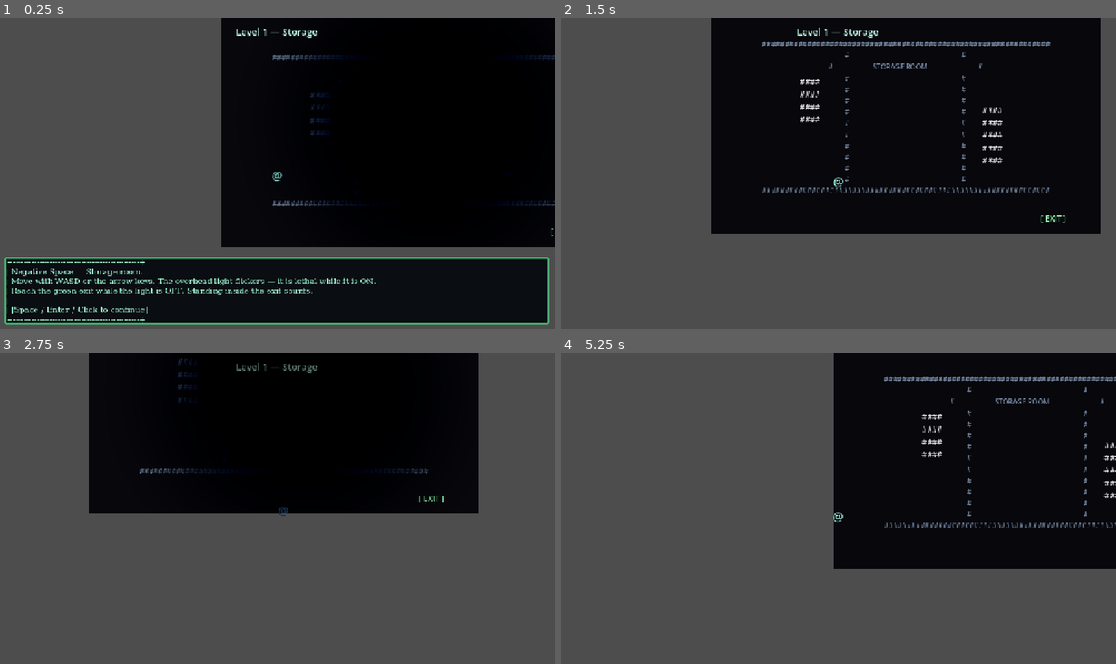
Above: before the commit, frames 1-4 (two rows, left to right).
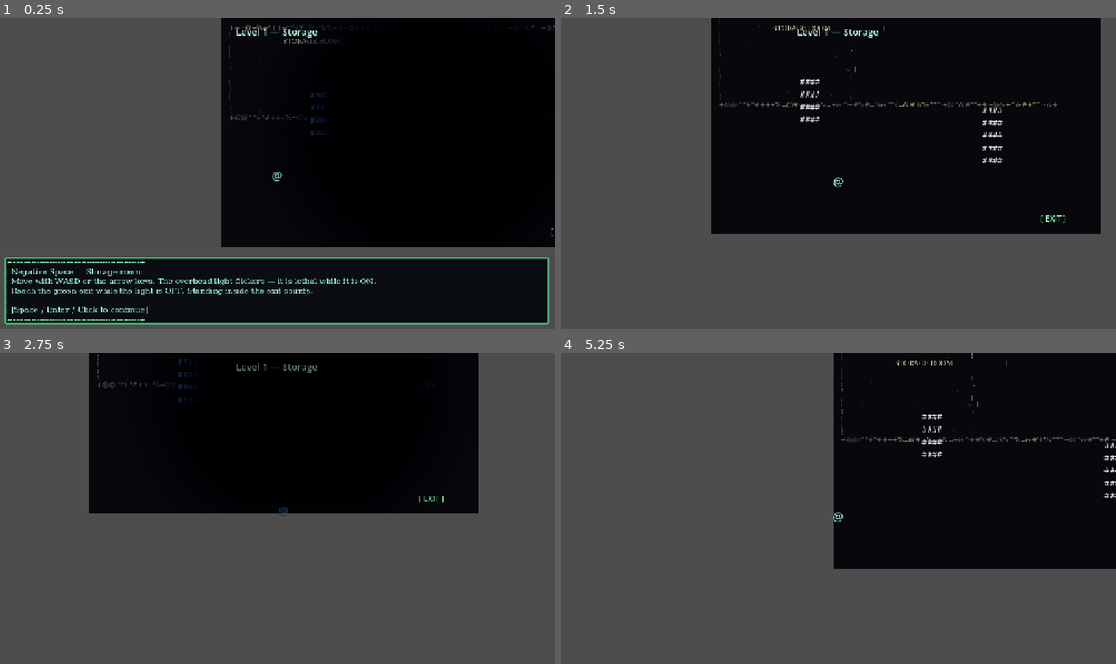
Above: after the commit, the same moments.

Repository: NicolasCandelaria/negative-space-game
Game: Godot game, scene res://main.tscn
Two runs of this game, one before a commit and one after it. Both use one fixed random seed, a clock stepped at 60 frames per second and the inputs below.
Inputs (mouse positions are in pixels of both pictures, inside the frame that each line leads up to):
- Up to frame 1 (0.25 s): no input
- Up to frame 2 (1.5 s): tap Enter (ui_accept) at 0.5, 0.77 s; move the mouse to (838, 291) at 0.52 s; hold D 0.53-1.28 s; click (838, 291) at 0.67 s; move the mouse to (727, 189) at 1.27 s; hold S from 1.28 s (still down); click (727, 189) at 1.42 s
- Up to frame 3 (2.75 s): tap Enter (ui_accept) at 1.52 s; move the mouse to (333, 440) at 2.02 s; release S at 2.03 s; hold D from 2.03 s (still down); click (333, 440) at 2.17 s
- Up to frame 4 (5.25 s): move the mouse to (810, 570) at 2.77 s; release D at 2.78 s; hold W 2.78-3.53 s; click (810, 570) at 2.92 s; tap Enter (ui_accept) at 3.02, 3.77, 4.52, 5 s; move the mouse to (1005, 555) at 3.52 s; hold A 3.53-5.03 s; click (1005, 555) at 3.67 s; move the mouse to (672, 461) at 4.27 s; click (672, 461) at 4.42 s; move the mouse to (866, 508) at 5.02 s; hold S from 5.03 s (still down); click (866, 508) at 5.17 s

The runs differ from the first frame. In frame 1, 0.7% of the frame differs, in the area x 41-100%, y 2-61%; in frame 2, 1.8%, in the area x 28-90%, y 0-57%; in frame 3, 0.3%; in frame 4, 1.6%.

Commit message:
Rich textured ASCII frames: procedural BBCode borders per level
- Add ascii_frame_backdrop.gd (RichTextLabel): mixed border chars, dithered
  interior dust, per-cell color gradients, palette per level theme
- Replace all eight level AsciiFrame Labels with RichTextLabel + script

Diff:
--- a/scenes/level_01_storage.tscn
+++ b/scenes/level_01_storage.tscn
@@ -1,7 +1,8 @@
-[gd_scene load_steps=12 format=3 uid="uid://d4lvlstor"]
+[gd_scene load_steps=13 format=3 uid="uid://d4lvlstor"]
 
 [ext_resource type="Script" path="res://scripts/level_01_storage.gd" id="1_level"]
 [ext_resource type="PackedScene" uid="uid://c7player01" path="res://scenes/player.tscn" id="2_player"]
+[ext_resource type="Script" path="res://scripts/ascii_frame_backdrop.gd" id="3_ascii"]
 
 [sub_resource type="RectangleShape2D" id="RectangleShape2D_n"]
 size = Vector2(920, 24)
@@ -156,17 +157,24 @@
 horizontal_alignment = 1
 vertical_alignment = 1
 
-[node name="AsciiFrame" type="Label" parent="."]
+[node name="AsciiFrame" type="RichTextLabel" parent="."]
 z_index = 8
 offset_left = -430.0
 offset_top = -245.0
 offset_right = 430.0
 offset_bottom = 245.0
-theme_override_colors/font_color = Color(0.45, 0.52, 0.62, 1)
-theme_override_font_sizes/font_size = 16
-text = "################################################################\n#                                                              #\n#                      STORAGE ROOM                            #\n#                                                              #\n#                                                              #\n#                                                              #\n#                                                              #\n#                                                              #\n#                                                              #\n#                                                              #\n#                                                              #\n#                                                              #\n#                                                              #\n################################################################"
-horizontal_alignment = 1
-vertical_alignment = 1
+mouse_filter = 2
+theme_override_font_sizes/normal_font_size = 15
+fit_content = false
+scroll_active = false
+bbcode_enabled = true
+text = ""
+script = ExtResource("3_ascii")
+frame_title = "STORAGE ROOM"
+palette_id = 0
+char_rows = 14
+char_cols = 64
+title_row = 2
 
 [node name="Player" parent="." instance=ExtResource("2_player")]
 position = Vector2(-320, 100)
--- a/scenes/level_02_garage.tscn
+++ b/scenes/level_02_garage.tscn
@@ -1,7 +1,8 @@
-[gd_scene load_steps=11 format=3 uid="uid://fagarage1"]
+[gd_scene load_steps=12 format=3 uid="uid://fagarage1"]
 
 [ext_resource type="Script" path="res://scripts/level_02_garage.gd" id="1_garage"]
 [ext_resource type="PackedScene" uid="uid://c7player01" path="res://scenes/player.tscn" id="2_player"]
+[ext_resource type="Script" path="res://scripts/ascii_frame_backdrop.gd" id="3_ascii"]
 
 [sub_resource type="RectangleShape2D" id="RectangleShape2D_n"]
 size = Vector2(960, 22)
@@ -196,17 +197,24 @@
 horizontal_alignment = 1
 vertical_alignment = 1
 
-[node name="AsciiFrame" type="Label" parent="."]
+[node name="AsciiFrame" type="RichTextLabel" parent="."]
 z_index = 8
 offset_left = -450.0
 offset_top = -280.0
 offset_right = 450.0
 offset_bottom = 280.0
-theme_override_colors/font_color = Color(0.45, 0.52, 0.62, 1)
-theme_override_font_sizes/font_size = 16
-text = "################################################################\n#                                                              #\n#                        PARKING GARAGE                        #\n#                                                              #\n#                                                              #\n#                                                              #\n#                                                              #\n#                                                              #\n#                                                              #\n#                                                              #\n#                                                              #\n#                                                              #\n#                                                              #\n#                                                              #\n################################################################"
-horizontal_alignment = 1
-vertical_alignment = 1
+mouse_filter = 2
+theme_override_font_sizes/normal_font_size = 15
+fit_content = false
+scroll_active = false
+bbcode_enabled = true
+text = ""
+script = ExtResource("3_ascii")
+frame_title = "PARKING GARAGE"
+palette_id = 1
+char_rows = 15
+char_cols = 64
+title_row = 2
 
 [node name="Player" parent="." instance=ExtResource("2_player")]
 position = Vector2(-400, 220)
--- a/scenes/level_03_apartment.tscn
+++ b/scenes/level_03_apartment.tscn
@@ -1,7 +1,8 @@
-[gd_scene load_steps=14 format=3 uid="uid://lvl03apartment"]
+[gd_scene load_steps=15 format=3 uid="uid://lvl03apartment"]
 
 [ext_resource type="Script" path="res://scripts/level_03_apartment.gd" id="1_script"]
 [ext_resource type="PackedScene" uid="uid://c7player01" path="res://scenes/player.tscn" id="2_player"]
+[ext_resource type="Script" path="res://scripts/ascii_frame_backdrop.gd" id="3_ascii"]
 
 [sub_resource type="RectangleShape2D" id="Rect_n"]
 size = Vector2(980, 24)
@@ -254,17 +255,24 @@
 horizontal_alignment = 1
 vertical_alignment = 1
 
-[node name="AsciiFrame" type="Label" parent="."]
+[node name="AsciiFrame" type="RichTextLabel" parent="."]
 z_index = 8
 offset_left = -460.0
 offset_top = -280.0
 offset_right = 460.0
 offset_bottom = 280.0
-theme_override_colors/font_color = Color(0.45, 0.52, 0.62, 1)
-theme_override_font_sizes/font_size = 16
-text = "################################################################\n#                                                              #\n#                          APARTMENT                           #\n#                                                              #\n#                                                              #\n#                                                              #\n#                                                              #\n#                                                              #\n#                                                              #\n#                                                              #\n#                                                              #\n#                                                              #\n#                                                              #\n#                                                              #\n################################################################"
-horizontal_alignment = 1
-vertical_alignment = 1
+mouse_filter = 2
+theme_override_font_sizes/normal_font_size = 15
+fit_content = false
+scroll_active = false
+bbcode_enabled = true
+text = ""
+script = ExtResource("3_ascii")
+frame_title = "APARTMENT"
+palette_id = 2
+char_rows = 15
+char_cols = 64
+title_row = 2
 
 [node name="Player" parent="." instance=ExtResource("2_player")]
 position = Vector2(-410, 220)
--- a/scenes/level_04_hospital.tscn
+++ b/scenes/level_04_hospital.tscn
@@ -1,7 +1,8 @@
-[gd_scene load_steps=12 format=3 uid="uid://lvl04hospital"]
+[gd_scene load_steps=13 format=3 uid="uid://lvl04hospital"]
 
 [ext_resource type="Script" path="res://scripts/level_04_hospital.gd" id="1_script"]
 [ext_resource type="PackedScene" uid="uid://c7player01" path="res://scenes/player.tscn" id="2_player"]
+[ext_resource type="Script" path="res://scripts/ascii_frame_backdrop.gd" id="3_ascii"]
 
 [sub_resource type="RectangleShape2D" id="Rect_n"]
 size = Vector2(420, 24)
@@ -234,29 +235,21 @@
 [node name="TimerC" type="Timer" parent="."]
 one_shot = true
 
-[node name="AsciiFrame" type="Label" parent="."]
+[node name="AsciiFrame" type="RichTextLabel" parent="."]
 z_index = 8
 offset_left = -430.0
 offset_top = -300.0
 offset_right = 430.0
 offset_bottom = 300.0
-theme_override_colors/font_color = Color(0.45, 0.52, 0.62, 1)
-theme_override_font_sizes/font_size = 16
-text = "################################################################
-#                                                              #
-#                      HOSPITAL CORRIDOR                       #
-#                                                              #
-#                                                              #
-#                                                              #
-#                                                              #
-#                                                              #
-#                                                              #
-#                                                              #
-#                                                              #
-#                                                              #
-#                                                              #
-#                                                              #
-#                                                              #
-################################################################"
-horizontal_alignment = 1
-vertical_alignment = 1
+mouse_filter = 2
+theme_override_font_sizes/normal_font_size = 15
+fit_content = false
+scroll_active = false
+bbcode_enabled = true
+text = ""
+script = ExtResource("3_ascii")
+frame_title = "HOSPITAL CORRIDOR"
+palette_id = 3
+char_rows = 16
+char_cols = 64
+title_row = 2
--- a/scenes/level_05_lighthouse.tscn
+++ b/scenes/level_05_lighthouse.tscn
@@ -1,7 +1,8 @@
-[gd_scene load_steps=11 format=3 uid="uid://lvl05lighthouse"]
+[gd_scene load_steps=12 format=3 uid="uid://lvl05lighthouse"]
 
 [ext_resource type="Script" path="res://scripts/level_05_lighthouse.gd" id="1_script"]
 [ext_resource type="PackedScene" uid="uid://c7player01" path="res://scenes/player.tscn" id="2_player"]
+[ext_resource type="Script" path="res://scripts/ascii_frame_backdrop.gd" id="3_ascii"]
 
 [sub_resource type="RectangleShape2D" id="Rect_bound_n"]
 size = Vector2(980, 24)
@@ -177,14 +178,21 @@
 [node name="Player" parent="." instance=ExtResource("2_player")]
 position = Vector2(-396, 236)
 
-[node name="AsciiFrame" type="Label" parent="."]
+[node name="AsciiFrame" type="RichTextLabel" parent="."]
 z_index = 8
 offset_left = -458.0
 offset_top = -298.0
 offset_right = 458.0
 offset_bottom = 298.0
-theme_override_colors/font_color = Color(0.45, 0.52, 0.62, 1)
-theme_override_font_sizes/font_size = 16
-text = "################################################################\n#                                                              #\n#                         LIGHTHOUSE                           #\n#                                                              #\n#                                                              #\n#                                                              #\n#                                                              #\n#                                                              #\n#                                                              #\n#                                                              #\n#                                                              #\n#                                                              #\n#                                                              #\n#                                                              #\n################################################################"
-horizontal_alignment = 1
-vertical_alignment = 1
+mouse_filter = 2
+theme_override_font_sizes/normal_font_size = 15
+fit_content = false
+scroll_active = false
+bbcode_enabled = true
+text = ""
+script = ExtResource("3_ascii")
+frame_title = "LIGHTHOUSE"
+palette_id = 4
+char_rows = 15
+char_cols = 64
+title_row = 2
--- a/scenes/level_06_subway.tscn
+++ b/scenes/level_06_subway.tscn
@@ -1,7 +1,8 @@
-[gd_scene load_steps=12 format=3 uid="uid://lvl06subway"]
+[gd_scene load_steps=13 format=3 uid="uid://lvl06subway"]
 
 [ext_resource type="Script" path="res://scripts/level_06_subway.gd" id="1_script"]
 [ext_resource type="PackedScene" uid="uid://c7player01" path="res://scenes/player.tscn" id="2_player"]
+[ext_resource type="Script" path="res://scripts/ascii_frame_backdrop.gd" id="3_ascii"]
 
 [sub_resource type="RectangleShape2D" id="Rect_n"]
 size = Vector2(980, 24)
@@ -238,14 +239,21 @@
 [node name="FloodTimer" type="Timer" parent="."]
 one_shot = true
 
-[node name="AsciiFrame" type="Label" parent="."]
+[node name="AsciiFrame" type="RichTextLabel" parent="."]
 z_index = 8
 offset_left = -460.0
 offset_top = -298.0
 offset_right = 460.0
 offset_bottom = 298.0
-theme_override_colors/font_color = Color(0.45, 0.52, 0.62, 1)
-theme_override_font_sizes/font_size = 16
-text = "################################################################\n#                                                              #\n#                           SUBWAY                             #\n#                                                              #\n#                                                              #\n#                                                              #\n#                                                              #\n#                                                              #\n#                                                              #\n#                                                              #\n#                                                              #\n#                                                              #\n#                                                              #\n#                                                              #\n################################################################"
-horizontal_alignment = 1
-vertical_alignment = 1
+mouse_filter = 2
+theme_override_font_sizes/normal_font_size = 15
+fit_content = false
+scroll_active = false
+bbcode_enabled = true
+text = ""
+script = ExtResource("3_ascii")
+frame_title = "SUBWAY"
+palette_id = 5
+char_rows = 15
+char_cols = 64
+title_row = 2
--- a/scenes/level_07_power_station.tscn
+++ b/scenes/level_07_power_station.tscn
@@ -1,7 +1,8 @@
-[gd_scene load_steps=13 format=3 uid="uid://lvl07power"]
+[gd_scene load_steps=14 format=3 uid="uid://lvl07power"]
 
 [ext_resource type="Script" path="res://scripts/level_07_power_station.gd" id="1_script"]
 [ext_resource type="PackedScene" uid="uid://c7player01" path="res://scenes/player.tscn" id="2_player"]
+[ext_resource type="Script" path="res://scripts/ascii_frame_backdrop.gd" id="3_ascii"]
 
 [sub_resource type="RectangleShape2D" id="Rect_n"]
 size = Vector2(980, 24)
@@ -252,14 +253,21 @@
 [node name="TimerC" type="Timer" parent="."]
 one_shot = true
 
-[node name="AsciiFrame" type="Label" parent="."]
+[node name="AsciiFrame" type="RichTextLabel" parent="."]
 z_index = 8
 offset_left = -458.0
 offset_top = -298.0
 offset_right = 458.0
 offset_bottom = 298.0
-theme_override_colors/font_color = Color(0.45, 0.52, 0.62, 1)
-theme_override_font_sizes/font_size = 16
-text = "################################################################\n#                                                              #\n#                       POWER STATION                          #\n#                                                              #\n#                                                              #\n#                                                              #\n#                                                              #\n#                                                              #\n#                                                              #\n#                                                              #\n#                                                              #\n#                                                              #\n#                                                              #\n#                                                              #\n################################################################"
-horizontal_alignment = 1
-vertical_alignment = 1
+mouse_filter = 2
+theme_override_font_sizes/normal_font_size = 15
+fit_content = false
+scroll_active = false
+bbcode_enabled = true
+text = ""
+script = ExtResource("3_ascii")
+frame_title = "POWER STATION"
+palette_id = 6
+char_rows = 15
+char_cols = 64
+title_row = 2
--- a/scenes/level_08_house.tscn
+++ b/scenes/level_08_house.tscn
@@ -1,7 +1,8 @@
-[gd_scene load_steps=10 format=3 uid="uid://lvl08house"]
+[gd_scene load_steps=11 format=3 uid="uid://lvl08house"]
 
 [ext_resource type="Script" path="res://scripts/level_08_house.gd" id="1_script"]
 [ext_resource type="PackedScene" uid="uid://c7player01" path="res://scenes/player.tscn" id="2_player"]
+[ext_resource type="Script" path="res://scripts/ascii_frame_backdrop.gd" id="3_ascii"]
 
 [sub_resource type="RectangleShape2D" id="Rect_n"]
 size = Vector2(980, 24)
@@ -176,14 +177,21 @@
 [node name="Player" parent="." instance=ExtResource("2_player")]
 position = Vector2(-372, 202)
 
-[node name="AsciiFrame" type="Label" parent="."]
+[node name="AsciiFrame" type="RichTextLabel" parent="."]
 z_index = 8
 offset_left = -458.0
 offset_top = -298.0
 offset_right = 458.0
 offset_bottom = 298.0
-theme_override_colors/font_color = Color(0.45, 0.52, 0.62, 1)
-theme_override_font_sizes/font_size = 16
-text = "################################################################\n#                                                              #\n#                           THE HOUSE                          #\n#                                                              #\n#                                                              #\n#                                                              #\n#                                                              #\n#                                                              #\n#                                                              #\n#                                                              #\n#                                                              #\n#                                                              #\n#                                                              #\n#                                                              #\n################################################################"
-horizontal_alignment = 1
-vertical_alignment = 1
+mouse_filter = 2
+theme_override_font_sizes/normal_font_size = 15
+fit_content = false
+scroll_active = false
+bbcode_enabled = true
+text = ""
+script = ExtResource("3_ascii")
+frame_title = "THE HOUSE"
+palette_id = 7
+char_rows = 15
+char_cols = 64
+title_row = 2
--- /dev/null
+++ b/scripts/ascii_frame_backdrop.gd
@@ -0,0 +1,142 @@
+extends RichTextLabel
+
+## Procedural textured ASCII frame with per-character BBCode color.
+
+@export var frame_title: String = "STORAGE ROOM"
+@export_range(10, 24) var char_rows: int = 15
+@export_range(40, 80) var char_cols: int = 64
+@export var title_row: int = 2
+
+## 0 storage 1 garage 2 apartment 3 hospital 4 lighthouse 5 subway 6 power 7 house
+@export var palette_id: int = 0
+
+const BORDER_TOP := "#%@&*+=~^"
+const SIDE_CHARS := "|!:."
+const INNER_DUST := " .'`,:;~-"
+
+
+func _ready() -> void:
+	bbcode_enabled = true
+	scroll_active = false
+	fit_content = false
+	autowrap_mode = TextServer.AUTOWRAP_OFF
+	context_menu_enabled = false
+	shortcut_keys_enabled = false
+	var sf := SystemFont.new()
+	sf.font_names = ["Consolas", "Courier New", "monospace"]
+	add_theme_font_override("normal_font", sf)
+	add_theme_font_size_override("normal_font_size", 15)
+	text = _build_frame()
+
+
+func _build_frame() -> String:
+	var grid: Array[PackedStringArray] = []
+	grid.resize(char_rows)
+	for y in char_rows:
+		var row := PackedStringArray()
+		row.resize(char_cols)
+		for x in char_cols:
+			row[x] = _pick_char(x, y)
+		grid[y] = row
+
+	var title_cells: Dictionary = {}
+	var t := frame_title.strip_edges().to_upper()
+	var inner_w := char_cols - 2
+	if t.length() > inner_w:
+		t = t.substr(0, inner_w)
+	var pad := inner_w - t.length()
+	var left_pad := pad / 2
+	var tr := clampi(title_row, 1, char_rows - 2)
+	for i in t.length():
+		var cx := 1 + left_pad + i
+		grid[tr][cx] = t[i]
+		title_cells[Vector2i(cx, tr)] = true
+
+	var lines: PackedStringArray = []
+	for y in char_rows:
+		var row_s := ""
+		for x in char_cols:
+			var ch: String = grid[y][x]
+			var is_title: bool = title_cells.has(Vector2i(x, y))
+			var col := _pick_color(x, y, ch, is_title)
+			row_s += "[color=#" + col.to_html(false) + "]" + _bb_esc(ch) + "[/color]"
+		lines.append(row_s)
+	var out := ""
+	for i in lines.size():
+		if i > 0:
+			out += "\n"
+		out += lines[i]
+	return out
+
+
+func _bb_esc(ch: String) -> String:
+	if ch == "[":
+		return "[["
+	return ch
+
+
+func _pick_char(x: int, y: int) -> String:
+	if (x == 0 or x == char_cols - 1) and (y == 0 or y == char_rows - 1):
+		return "+"
+	if y == 0 or y == char_rows - 1:
+		var n := _nhash(x, y)
+		return BORDER_TOP[n % BORDER_TOP.length()]
+	if x == 0 or x == char_cols - 1:
+		var n2 := _nhash(x * 2, y * 3)
+		return SIDE_CHARS[n2 % SIDE_CHARS.length()]
+	var d := _nhash(x * 3, y * 5) % 1000
+	if d < 34:
+		return INNER_DUST[d % INNER_DUST.length()]
+	if d < 42:
+		return String.chr(96)
+	return " "
+
+
+func _nhash(ix: int, iy: int) -> int:
+	var s := sin(float(ix) * 0.71 + float(iy) * 0.53) * 43758.5453
+	return int(abs(sin(s + float(ix * iy)) * 10000.0)) % 10000
+
+
+func _pick_color(x: int, y: int, ch: String, is_title: bool) -> Color:
+	var base := _palette_base()
+	var edge := x == 0 or x == char_cols - 1 or y == 0 or y == char_rows - 1
+	var t := float(x + y) / float(char_cols + char_rows)
+	var pulse := 0.5 + 0.5 * sin(float(x) * 0.31 + float(y) * 0.27)
+
+	if is_title:
+		var hi := base.lightened(0.62 + 0.12 * pulse)
+		hi = hi.lerp(Color(0.95, 0.88, 0.45, 1.0), 0.42)
+		return hi
+
+	if edge:
+		var stone := base.lerp(Color(0.52, 0.44, 0.34, 1.0), t * 0.65)
+		stone = stone.lerp(Color(0.88, 0.74, 0.52, 1.0), pulse * 0.5)
+		return stone
+
+	var void_c := base.darkened(0.58)
+	void_c = void_c.lerp(base, pulse * 0.1)
+	if ch != " ":
+		void_c = void_c.lerp(Color(0.32, 0.4, 0.48, 1.0), 0.22)
+	return void_c
+
+
+func _palette_base() -> Color:
+	match clampi(palette_id, 0, 7):
+		0:
+			return Color(0.22, 0.32, 0.38, 1.0)
+		1:
+			return Color(0.32, 0.22, 0.18, 1.0)
+		2:
+			return Color(0.38, 0.28, 0.22, 1.0)
+		3:
+			return Color(0.28, 0.34, 0.36, 1.0)
+		4:
+			return Color(0.18, 0.28, 0.42, 1.0)
+		5:
+			return Color(0.2, 0.22, 0.32, 1.0)
+		6:
+			return Color(0.25, 0.3, 0.22, 1.0)
+		7:
+			return Color(0.26, 0.22, 0.3, 1.0)
+		_:
+			return Color(0.25, 0.3, 0.35, 1.0)
